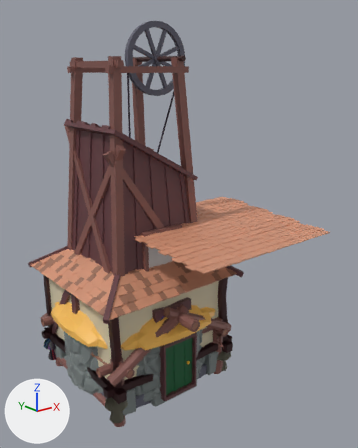
The FBX model Assets/Meshes/Buildings.fbx, before and after one commit.
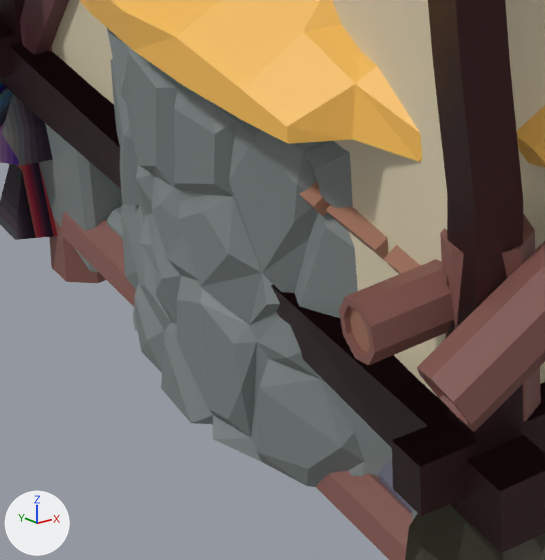
Each version appears first whole from a 50 mm camera at (-7.74, -11.9, 9.0) aimed at (1.01, -0.96, 4.63), and next in a close-up on the part from 14% to 35% of the width and 73% to 90% of the height. Arrows for +X, +Y and +Z are at lower left; the lights stay in place. Where no turn or scale is listed for an object, it has been applied to the vertices.

The first close-up shows 'Mine', 'Sawmill', 'Stonecutter', 'Storehouse'.
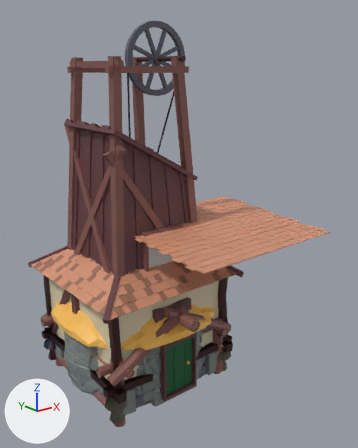
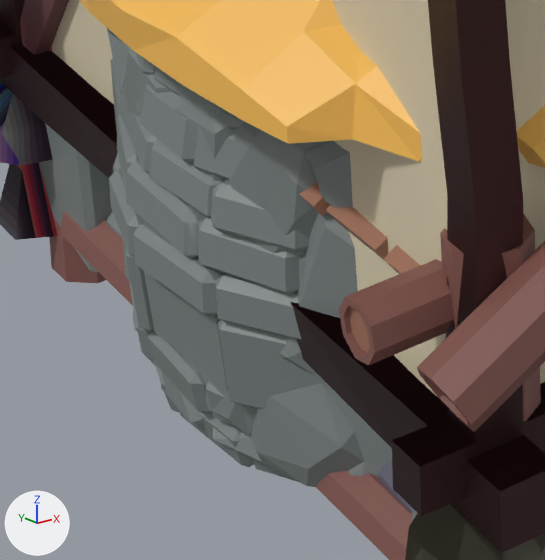
Where the change shows, as pixel boxes (x1, y1, x2, y2) in the close-ups (545 x 560 px):
'Smelter', added
    after: (109, 53, 329, 482)

The change, as a diff of the scene's bpy script:
```diff
--- a/Assets/Meshes/Buildings.fbx.py
+++ b/Assets/Meshes/Buildings.fbx.py
@@ me_smelter @@
+me_smelter.from_pydata(...)  # 5084 vertices, 5444 faces; spans x -2.34..2.18, y -1.74..1.75, z -0.42..2.67
+me_smelter.materials.append(mat_material_001)  # picture img_twilioquest_76_32x_png
@@ ob_smelter @@
+ob_smelter = bpy.data.objects.new('Smelter', me_smelter)
+ob_smelter.location = (0.0, 0.0, 0.0)
```
